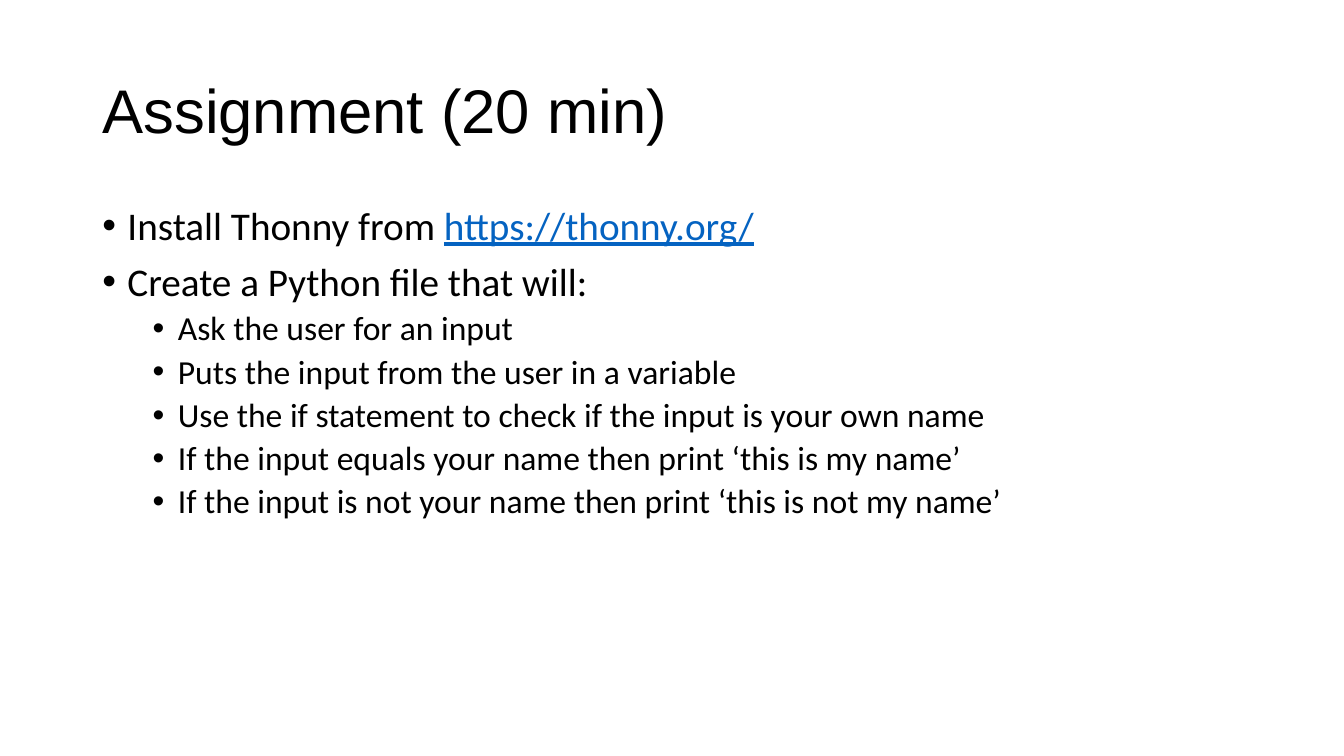
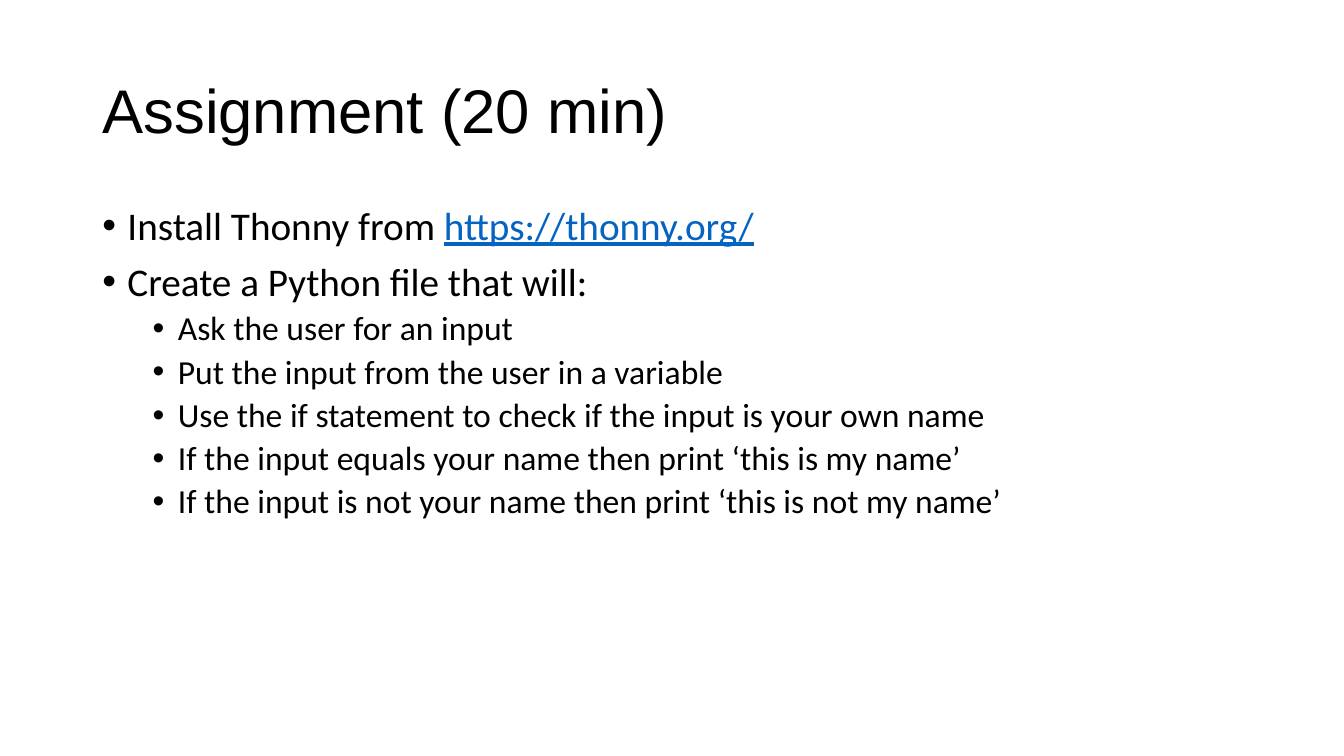
Before and after one commit to JoZonneveld/TCR-python-lessons, a slide deck: slide 14 of Lessons/Lesson 1/Introduction to Python.pptx. Drawn at 1344x756 pixels with LibreOffice and Linux fonts; fonts in the diff are those of the drawing; background and template pictures are left out. Boxes give left, top, right and bottom in pixels: in the first picture for what was removed or moved away, otherwise in the second. Text is boxed around its words. In the diff, an @@ line names an element or a change of style, - is before the commit and + after.

```diff
--- a/Lessons/Lesson 1/Introduction to Python.pptx
+++ b/Lessons/Lesson 1/Introduction to Python.pptx
@@ text at <box>178,360,722,390</box>: text changed @@
-  • Puts the input from the user in a variable
+  • Put the input from the user in a variable
```
Also in this commit, not shown: 1 other file.
